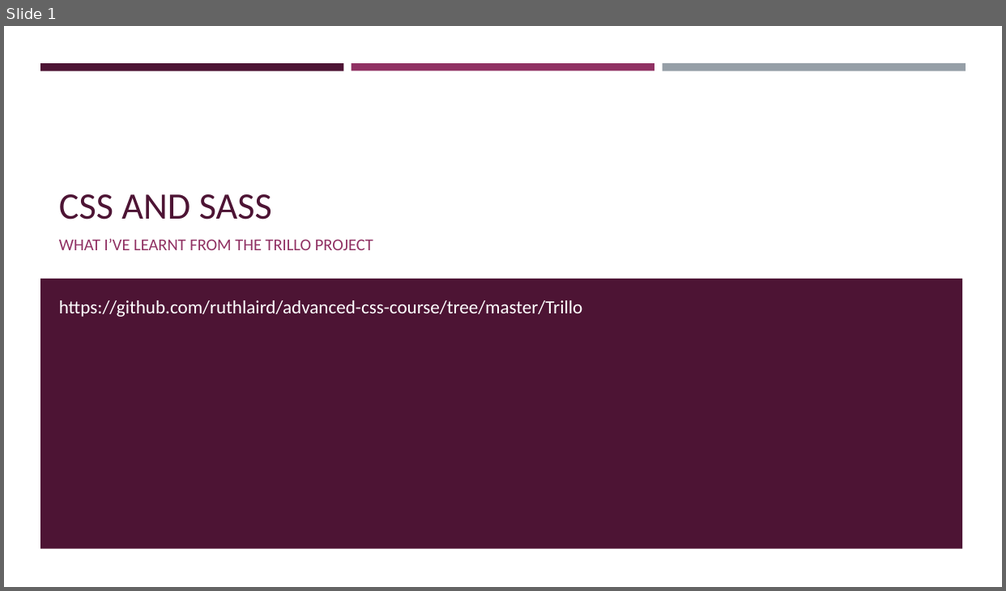
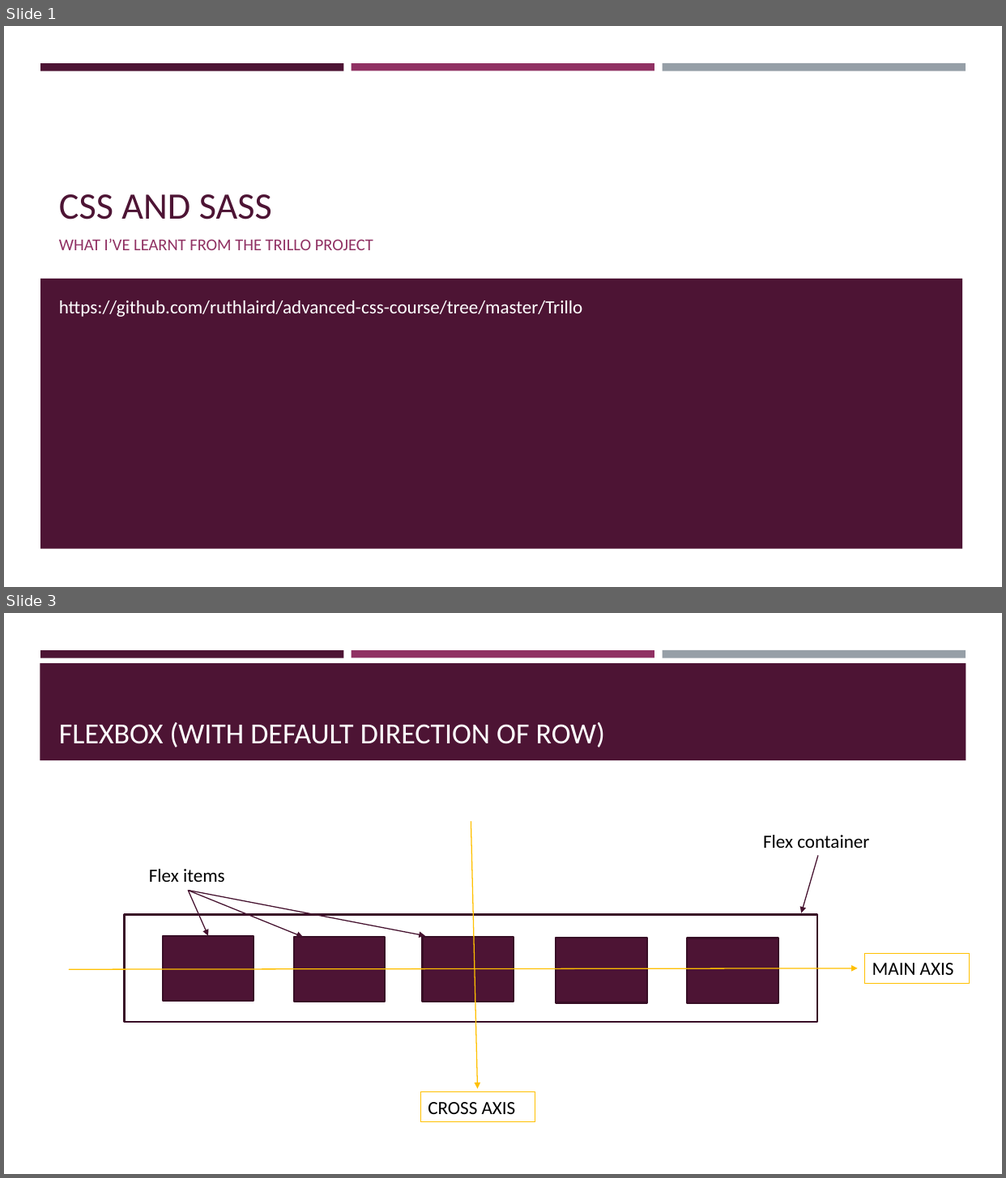
Before and after one commit to ruthlaird/advanced-css-course, a slide deck: Trillo/presentation/Trillo project - what I learnt.pptx. Shown one above the other, each under a label of ours: slide 1 before the commit, slides 1 and 3 after it; the slides between them are not shown. The pictures are 1006x591 and 1006x1178 pixels, drawn with LibreOffice and Linux fonts; fonts in the diff are those of the drawing. Boxes give left, top, right and bottom in pixels: in the first picture for what was removed or moved away, otherwise in the second. Text is boxed around its words. In the diff, an @@ line names an element or a change of style, - is before the commit and + after.

```diff
--- a/Trillo/presentation/Trillo project - what I learnt.pptx
+++ b/Trillo/presentation/Trillo project - what I learnt.pptx
@@ slide 3 added at <box>4,613,1002,1174</box>, background #FFFFFF; not listed: 3 template elements that a slide beside it also shows @@
@@ rectangle added at <box>40,663,966,760</box>, fill #4D1434 @@
@@ title added at <box>59,722,605,747</box>, 28 pt, text #FFFFFF @@
+FLEXBOX (WITH DEFAULT DIRECTION OF ROW)
@@ arrow added from (471, 822) to (478, 1089), #FFC000 1 pt @@
@@ text added at <box>763,835,869,848</box>, 18 pt, text #000000 @@
+Flex container
@@ arrow added from (819, 855) to (801, 914), #45122F 1 pt @@
@@ text added at <box>149,869,225,882</box>, 18 pt, text #000000 @@
+Flex items
@@ arrow added from (188, 891) to (208, 936), #45122F 1 pt @@
@@ arrow added from (188, 891) to (303, 937), #45122F 1 pt @@
@@ arrow added from (189, 891) to (425, 936), #45122F 1 pt @@
@@ rectangle added at <box>125,914,818,1022</box>, fill #FFFFFF, outline #390F26 1.75 pt @@
@@ rectangle added at <box>163,936,254,1002</box>, fill #4D1434, outline #390F26 1.75 pt @@
@@ rectangle added at <box>294,937,385,1003</box>, fill #4D1434, outline #390F26 1.75 pt @@
@@ rectangle added at <box>423,937,513,1003</box>, fill #4D1434, outline #390F26 1.75 pt @@
@@ rectangle added at <box>556,938,647,1003</box>, fill #4D1434, outline #390F26 1.75 pt @@
@@ rectangle added at <box>688,938,779,1003</box>, fill #4D1434, outline #390F26 1.75 pt @@
@@ arrow added from (69, 969) to (858, 969), #FFC000 1 pt @@
@@ rectangle added at <box>865,954,970,983</box>, outline #FFC000 0.75 pt, 18 pt, text #000000 @@
+MAIN AXIS
@@ rectangle added at <box>421,1093,535,1122</box>, outline #FFC000 0.75 pt, 18 pt, text #000000 @@
+CROSS AXIS
```
Also in this commit, not shown: 16 other slides added, 8 other files.
